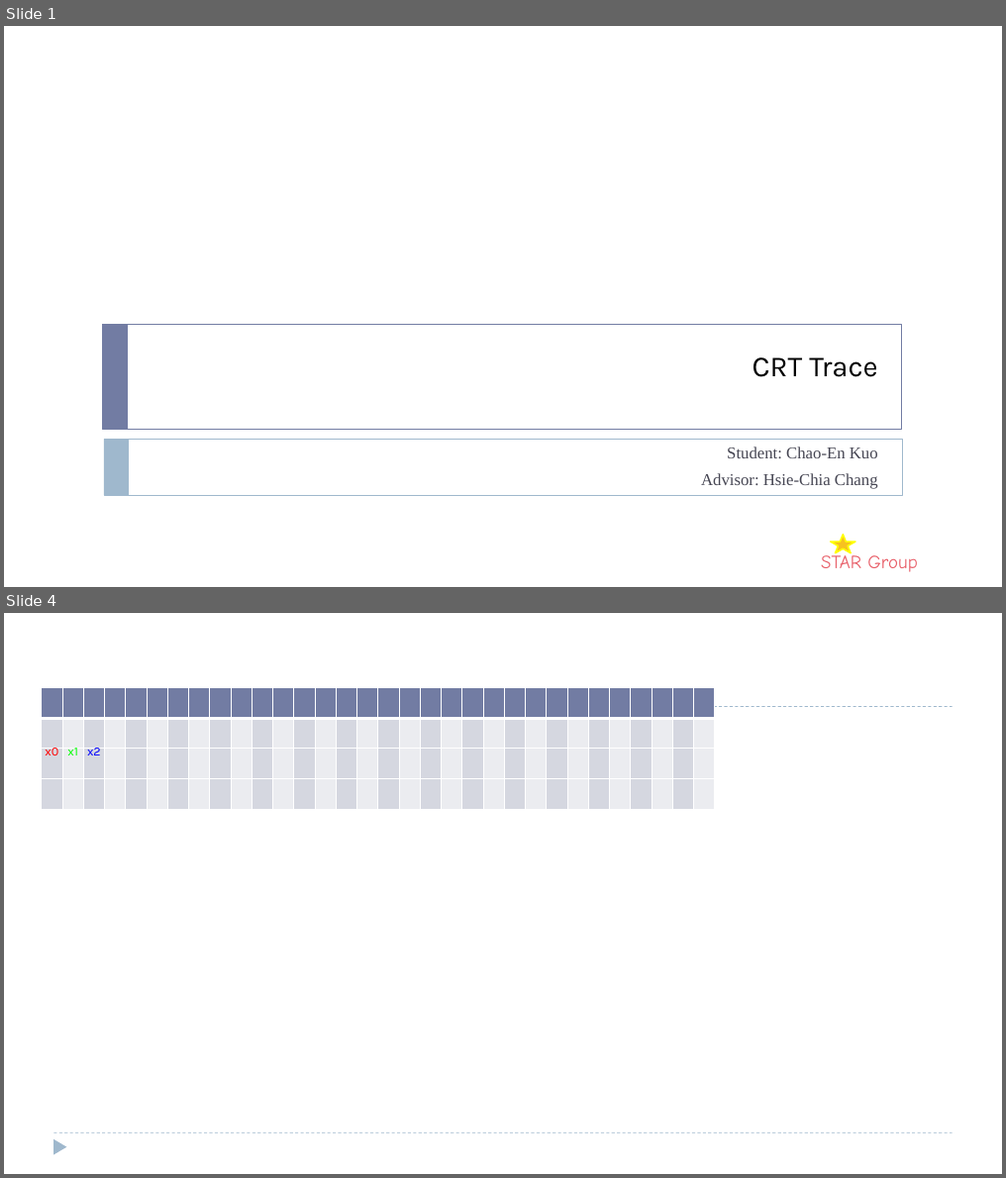
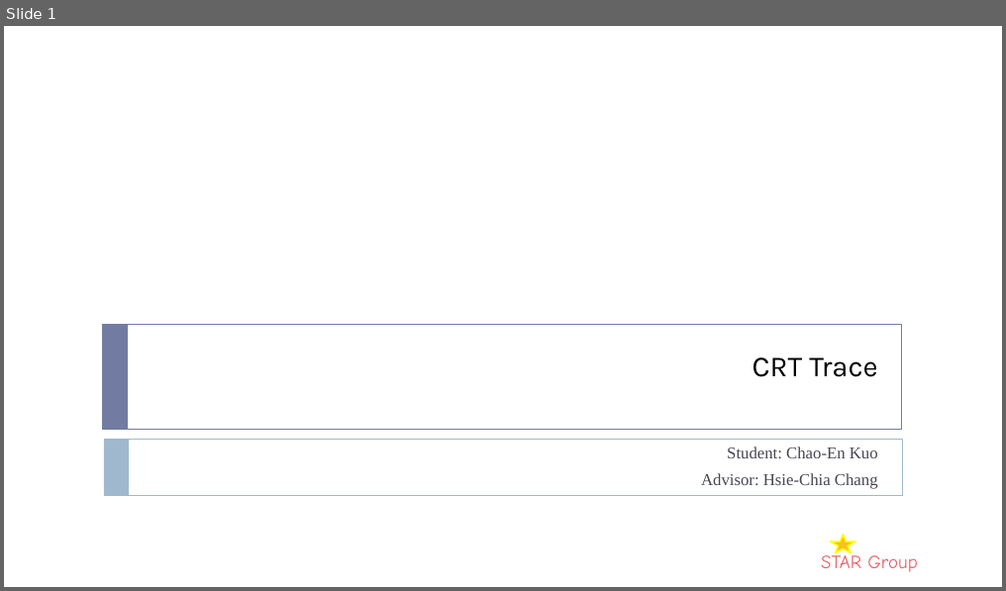
Before and after one commit to ShinjuGoenji/ppt-trace-generator, a slide deck: generated_trace.pptx. Shown one above the other, each under a label of ours: slides 1 and 4 before the commit, slide 1 after it; the slides between them are not shown. The pictures are 1006x1178 and 1006x591 pixels, drawn with LibreOffice and Linux fonts; fonts in the diff are those of the drawing; background and template pictures are left out. Boxes give left, top, right and bottom in pixels: in the first picture for what was removed or moved away, otherwise in the second. Text is boxed around its words. In the diff, an @@ line names an element or a change of style, - is before the commit and + after.

```diff
--- a/generated_trace.pptx
+++ b/generated_trace.pptx
@@ slide 4 removed at <box>4,613,1002,1174</box>, background #FFFFFF @@
@@ table removed at <box>42,688,712,762</box>, 4 rows, 32 columns @@
- |  |  |  |  |  |  |  |  |  |  |  |  |  |  |  |  |  |  |  |  |  |  |  |  |  |  |  |  |  |  | 
- |  |  |  |  |  |  |  |  |  |  |  |  |  |  |  |  |  |  |  |  |  |  |  |  |  |  |  |  |  |  | 
- |  |  |  |  |  |  |  |  |  |  |  |  |  |  |  |  |  |  |  |  |  |  |  |  |  |  |  |  |  |  | 
- |  |  |  |  |  |  |  |  |  |  |  |  |  |  |  |  |  |  |  |  |  |  |  |  |  |  |  |  |  |  | 
@@ line removed from (54, 707) to (952, 707) @@
@@ text removed at <box>45,748,58,756</box> @@
-x0
@@ text removed at <box>67,748,78,756</box> @@
-x1
@@ text removed at <box>87,748,101,756</box> @@
-x2
@@ triangle removed at <box>54,1140,67,1156</box> @@
@@ line removed from (54, 1134) to (952, 1134) @@
```
Also in this commit, not shown: 46 slides added, 9 other slides removed, 5 other files.
